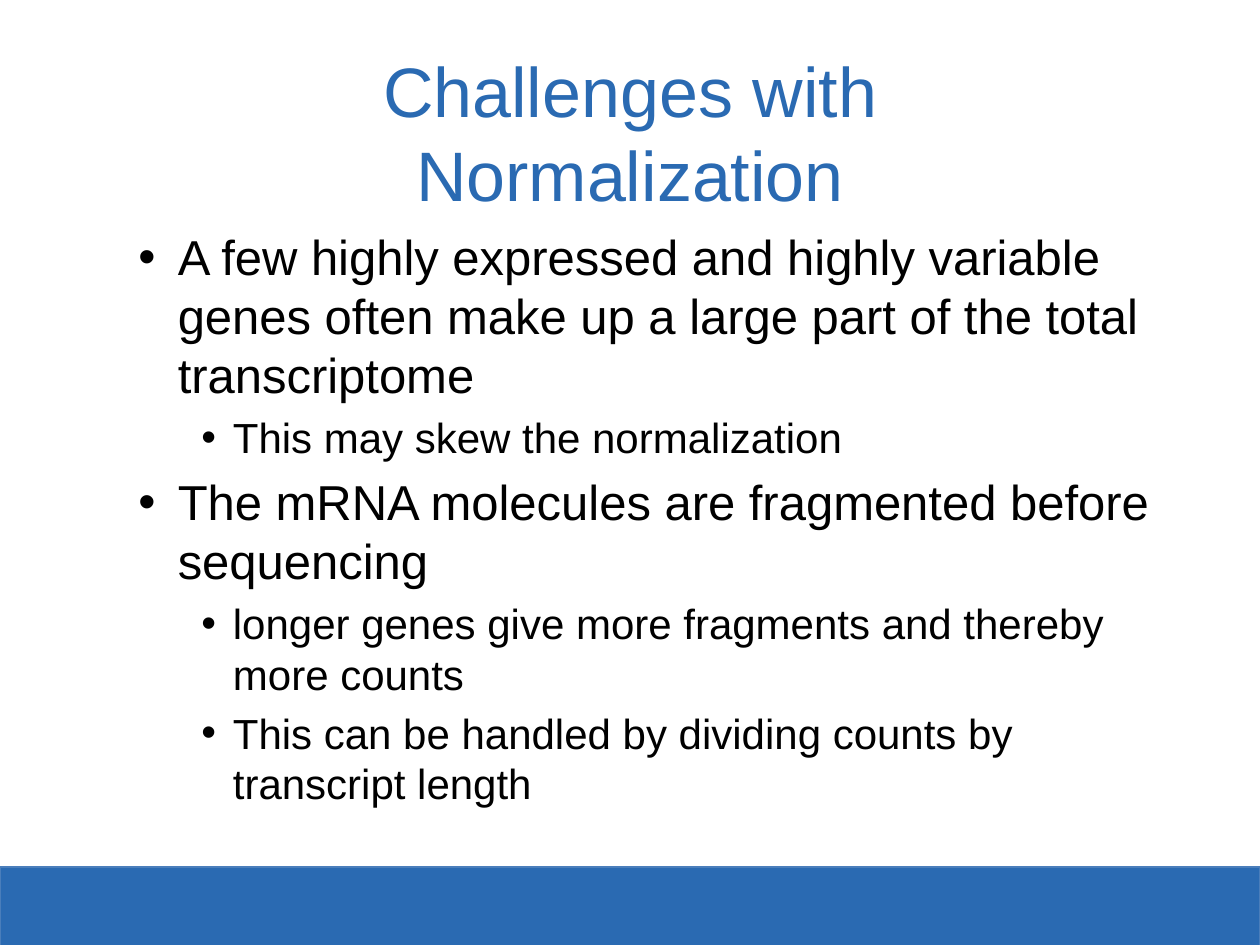
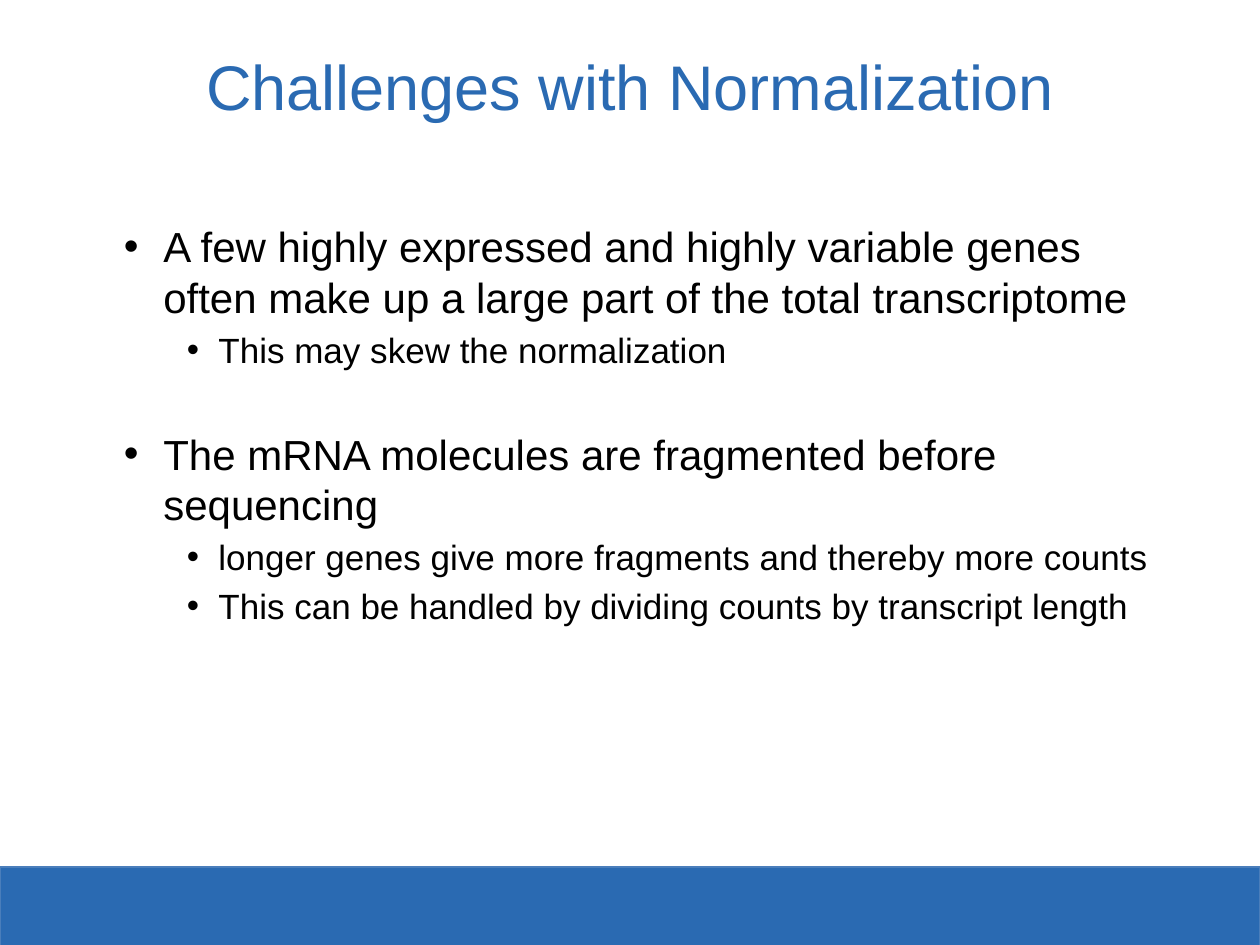
Before and after one commit to SysBioChalmers/KMG060-Systems-Biology-course, a slide deck: slide 10 of Exercise1_RNAseq_Analysis/KGM060-2019-Exercise1.pptx (slide 7 before the commit). Drawn at 1260x945 pixels with LibreOffice and Linux fonts; fonts in the diff are those of the drawing; background and template pictures are left out. Boxes give left, top, right and bottom in pixels: in the first picture for what was removed or moved away, otherwise in the second. Text is boxed around its words. In the diff, an @@ line names an element or a change of style, - is before the commit and + after.

```diff
--- a/Exercise1_RNAseq_Analysis/KGM060-2019-Exercise1.pptx
+++ b/Exercise1_RNAseq_Analysis/KGM060-2019-Exercise1.pptx
@@ title "Challenges with Normalization" at (206,64,1053,121): size 40 to 36 pt @@
@@ text "A few highly expressed and ...": place and size @@
-text "A few highly expressed and ..." at (178,239,1149,807)
+text "A few highly expressed and ..." at (163,231,1147,626)
@@ text "A few highly expressed and ..." at (163,231,1147,626): size 28 to 24 pt in "A few highly expressed and highly variable ...", "The mRNA molecules are fragmented before sequencing"; size 24 to 20 pt in "This may skew the normalization", "longer genes give more fragments and thereby ...", "This can be handled by dividing counts ..." @@
```
Also in this commit, not shown: 10 other slides changed, 17 slides added, 1 slide removed, 2 other files.
